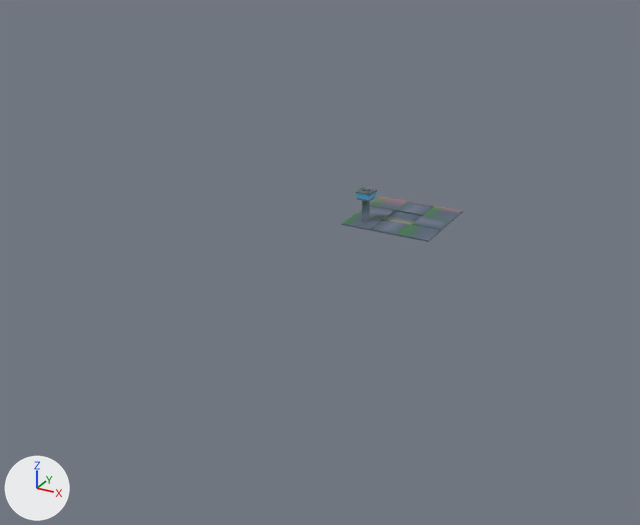
The FBX model assets/spaceship.fbx as it was, and as the next commit left it.
Both versions are drawn from a 50 mm camera at (14.3, -33.6, 13.8) aimed at (-2.1, -3.8, -1.1). The lights are fixed; the arrows at lower left show +X, +Y and +Z. Where no turn or scale is listed for an object, it has been applied to the vertices.

Names of what the first picture shows: 'door', 'field', 'tower'.
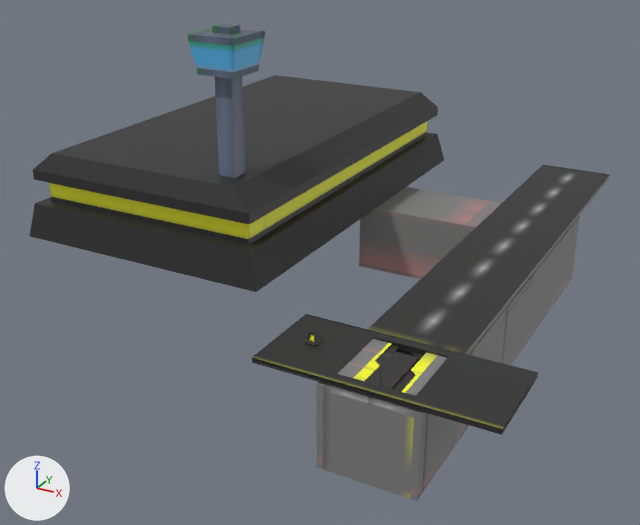
Where the change shows, as pixel boxes [x1, y1, x2, y2] in the pictures (640 x 525 px):
'spaceport', added: after [30, 75, 444, 292]
'runway', added: after [368, 165, 610, 355]
'taxiterminal', added (black): after [252, 314, 538, 435]
'tunnelend', added: after [316, 349, 462, 501]
'terminal', added: after [359, 187, 501, 279]
'tower', reshaped, moved (239% wider, 333% taller): before [355, 187, 377, 222]; after [188, 23, 265, 178]
'field', deleted (blue): before [342, 196, 463, 242]
'tunnel_2', added: after [374, 312, 503, 437]
'tunnel_1', added: after [416, 274, 533, 365]
'door', moved: before [385, 211, 421, 224]; after [337, 339, 399, 381]
'tunnel', added: after [526, 243, 559, 343]
'junction', added: after [551, 216, 580, 307]
'door_1', added: after [394, 352, 447, 396]
'rotatinglight', added: after [304, 329, 324, 346]

Diff of the bpy script that builds the scene:
```diff
--- a/assets/spaceship.fbx.py
+++ b/assets/spaceship.fbx.py
@@ me_tower @@
 me_tower.from_pydata(...)  # 32 vertices, 30 faces; spans x -0.344..0.344, y -0.344..0.344, z 0.062..1.5
+# me_tower part 1: the whole mesh is multiplied about its middle by the matrix ((2.818, 0.0, 0.0), (0.0, 2.818, 0.0), (0.0, 0.0, 3.783))
 me_tower.materials.append(mat_spaceship_png)
@@ ob_tower @@
 ob_tower = bpy.data.objects.new('tower', me_tower)
-ob_tower.location = (-1.25, -1.19, 0.0)
+ob_tower.location = (-3.88, -7.31, 5.44)
@@ ob_door @@
 ob_door = bpy.data.objects.new('door', me_door)
-ob_door.location = (0.0, 0.0, -0.06)
+ob_door.location = (3.56, -11.94, 0.0)
@@ ob_field @@
-ob_field = bpy.data.objects.new('field', me_field)
@@ ob_tunnel_1 @@
+ob_tunnel_1 = bpy.data.objects.new('tunnel_1', me_tunnel_1)  # 72 vertices, 75 faces; spans x -1.75..1.62, y -1.88..1.75, z -1.63..1.38; in mat_spaceship_png (picture img_spaceship_png)
+ob_tunnel_1.location = (5.0, -4.56, -1.5)
@@ ob_tunnel @@
+ob_tunnel = bpy.data.objects.new('tunnel', me_tunnel)  # 72 vertices, 75 faces; spans x -1.75..1.62, y -1.88..1.75, z -1.63..1.38; in mat_spaceship_png (picture img_spaceship_png)
+ob_tunnel.location = (5.0, -0.94, -1.5)
@@ ob_taxiterminal @@
+ob_taxiterminal = bpy.data.objects.new('taxiterminal', me_taxiterminal)  # 32 vertices, 32 faces; spans x -4.0..4.0, y -1.69..1.69, z -0.06..0.13; in mat_spaceship_png (picture img_spaceship_png)
+ob_taxiterminal.location = (4.94, -11.94, 0.0)
@@ ob_terminal @@
+ob_terminal = bpy.data.objects.new('terminal', me_terminal)  # 98 vertices, 104 faces; spans x -2.75..2.88, y -1.81..1.69, z -1.63..1.38; in mat_spaceship_png (picture img_spaceship_png)
+ob_terminal.location = (0.25, 2.62, -1.5)
@@ ob_door_1 @@
+ob_door_1 = bpy.data.objects.new('door_1', me_door_1)  # 72 vertices, 72 faces; spans x -1.0..0.5, y -1.31..1.33, z -0.06..0.0; in mat_spaceship_png (picture img_spaceship_png)
+ob_door_1.location = (6.5, -11.94, 0.06)
@@ ob_runway @@
+ob_runway = bpy.data.objects.new('runway', me_runway)  # 42 vertices, 40 faces; spans x -1.7..1.7, y -10.2..10.2, z -0.1..0.1; in mat_spaceship_png (picture img_spaceship_png)
+ob_runway.location = (4.94, 0.0, 0.0)
@@ ob_junction @@
+ob_junction = bpy.data.objects.new('junction', me_junction)  # 72 vertices, 77 faces; spans x -1.81..1.69, y -1.81..1.69, z -1.63..1.38; in mat_spaceship_png (picture img_spaceship_png)
+ob_junction.location = (4.94, 2.62, -1.5)
@@ ob_spaceport @@
+ob_spaceport = bpy.data.objects.new('spaceport', me_spaceport)  # 750 vertices, 749 faces; spans x -5.6..5.6, y -9.2..9.3, z -1.2..2.4; in mat_spaceship_png (picture img_spaceship_png)
+ob_spaceport.location = (-7.38, 0.0, 1.06)
@@ ob_rotatinglight @@
+ob_rotatinglight = bpy.data.objects.new('rotatinglight', me_rotatinglight)  # 108 vertices, 114 faces; spans x -0.25..0.25, y -0.25..0.25, z -0.063..0.328; in mat_spaceship_png (picture img_spaceship_png)
+ob_rotatinglight.location = (2.12, -11.81, 0.19)
@@ ob_tunnelend @@
+ob_tunnelend = bpy.data.objects.new('tunnelend', me_tunnelend)  # 72 vertices, 78 faces; spans x -1.75..1.62, y -1.88..1.75, z -1.63..1.38; in mat_spaceship_png (picture img_spaceship_png)
+ob_tunnelend.location = (5.0, -11.81, -1.5)
@@ ob_tunnel_2 @@
+ob_tunnel_2 = bpy.data.objects.new('tunnel_2', me_tunnel_2)  # 72 vertices, 75 faces; spans x -1.75..1.62, y -1.88..1.75, z -1.63..1.38; in mat_spaceship_png (picture img_spaceship_png)
+ob_tunnel_2.location = (5.0, -8.19, -1.5)
```
